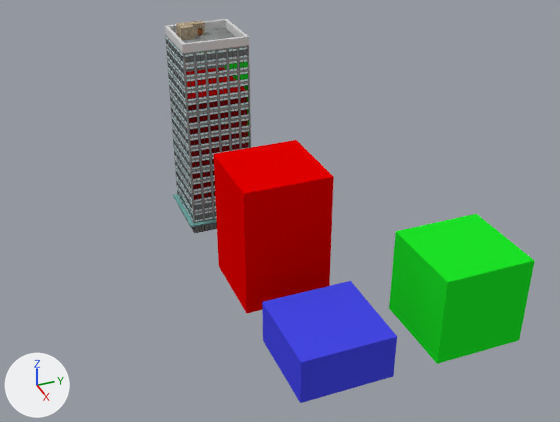
One commit to the Blender file models/buildings.blend: the scene before it, then after it.
Before and after are seen from a 50 mm camera at (11.05, -5.45, 10.45) aimed at (-2.7, 0.07, 2.0). The axes (+X, +Y, +Z) are drawn at lower left. The lights are the same throughout.

Objects in the first picture: 'building1', 'building2', 'building3', 'building4'.
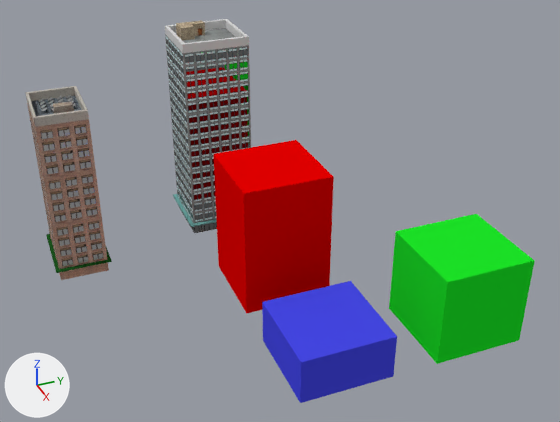
Commit message: Building2 (mise a jour de buildings.blend)

Location of each change, (x1, y1, x2, y2) in pixels of the pictures (560 x 422 px):
'building2.001', added: after (25, 86, 112, 280)
    faces in mat_b2body: (27, 103, 107, 269)
    faces in mat_b2roofborder (picture img_building2roofborder_jpg_001): (25, 86, 89, 127)
    faces in mat_b2floor (picture img_building2floor_jpg_001): (59, 263, 109, 280)
    faces in mat_b2roof: (31, 96, 82, 116)
    faces in mat_b2beforebody (dark green #1e5820): (46, 234, 112, 273)

The change, as a list of edits to the scene's bpy script:
```text
Add mat_b2body:
    mat_b2body = bpy.data.materials.new('b2body')
    # uses the picture img_building2body_jpg_002
    # uses the picture img_building2bodybw_jpg_002
Add mat_b2roof:
    mat_b2roof = bpy.data.materials.new('b2roof')
    mat_b2roof.use_nodes = True; mat_b2roof.node_tree.nodes.clear()
    _N = mat_b2roof.node_tree.nodes; _L = mat_b2roof.node_tree.links
    n0 = _N.new('ShaderNodeOutputMaterial'); n0.name = 'Material Output'
    n1 = _N.new('ShaderNodeBsdfDiffuse'); n1.name = 'Diffuse BSDF'
    n2 = _N.new('ShaderNodeNewGeometry'); n2.name = 'Geometry'
    n3 = _N.new('ShaderNodeTexImage'); n3.name = 'Image Texture'
    n3.image = img_building2roof_jpg
    _L.new(n1.outputs[0], n0.inputs[0])  # 'BSDF' to 'Surface'
    _L.new(n2.outputs[0], n1.inputs[2])  # 'Position' to 'Normal'
    _L.new(n3.outputs[0], n1.inputs[0])  # 'Color' to 'Color'
Add ob_building2_001:
    ob_building2_001 = bpy.data.objects.new('building2.001', me_plane_015)  # 660 vertices, 384 faces; spans x -42.1..63.4, y -31.0..13.9, z -69.5..4.8; in mat_b2voiltaic (its picture is missing), mat_b2voltaicstick (black #000000), mat_b2beforebody (dark green #1e5820), mat_b2topbuildroof (picture img_building2topbuildroof_jpg_001), mat_b2roofborder (picture img_building2roofborder_jpg_001), mat_b2floor (picture img_building2floor_jpg_001), mat_b2topdoor (picture img_building2topdoor_jpg_001), mat_b2topbuild (picture img_building2topbuild_jpg_001)
    ob_building2_001.location = (-5.81, -4.28, 3.94)
    ob_building2_001.rotation_euler = (0.376, 0.0, 0.0)  # degrees (22, 0, 0)
    ob_building2_001.scale = (0.0171, 0.0569, 0.0569)
```
